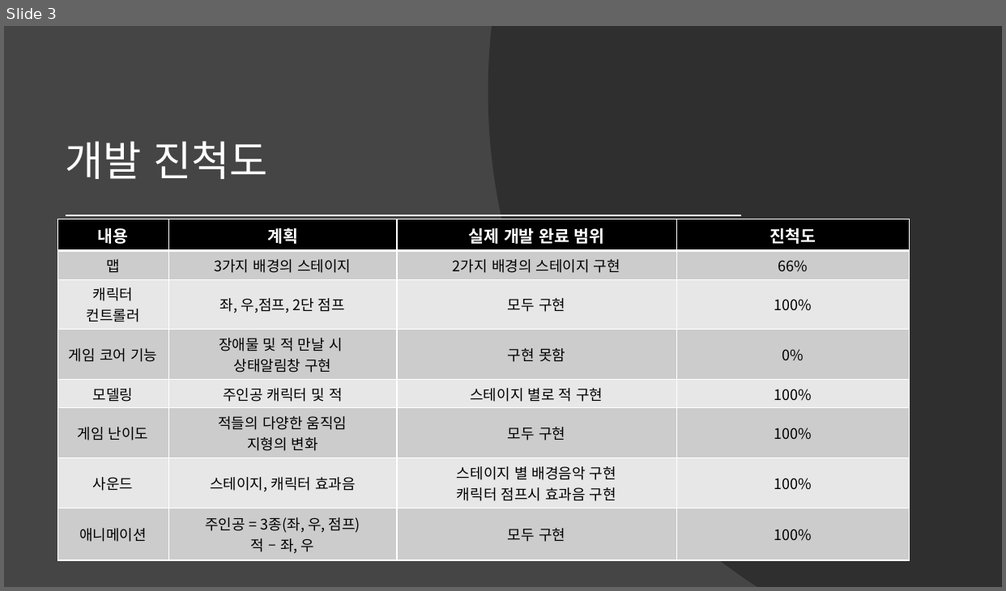
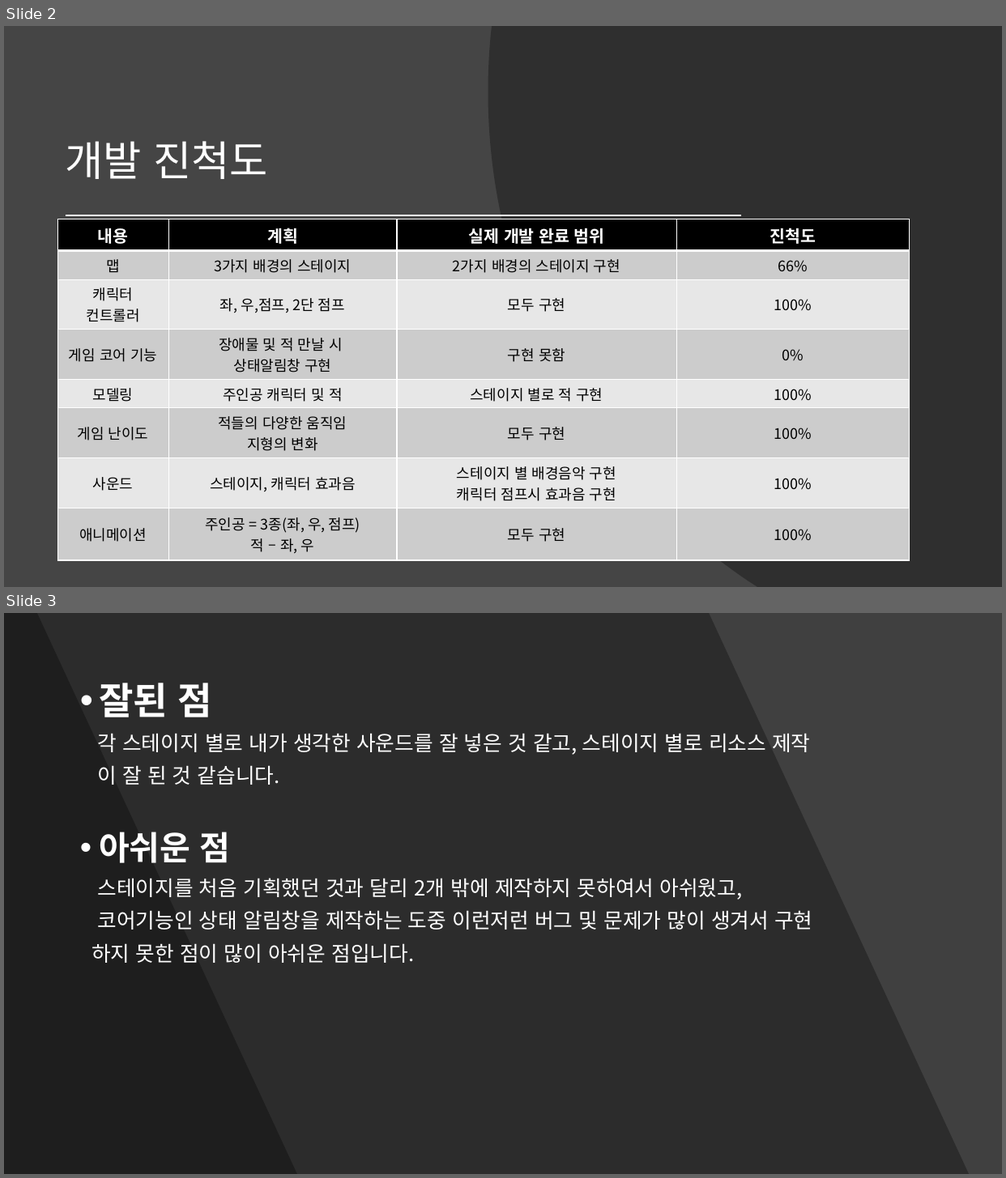
Before and after one commit to doyeonleee/2DGP, a slide deck: 2DGP_PPT_최종발표.pptx. Shown one above the other, each under a label of ours: slide 3 before the commit, slides 2 and 3 after it. The pictures are 1006x591 and 1006x1178 pixels, drawn with LibreOffice and Linux fonts; fonts in the diff are those of the drawing. Boxes give left, top, right and bottom in pixels: in the first picture for what was removed or moved away, otherwise in the second. Text is boxed around its words. In the diff, an @@ line names an element or a change of style, - is before the commit and + after.

Commit message:
last ppt update

```diff
--- a/2DGP_PPT_최종발표.pptx
+++ b/2DGP_PPT_최종발표.pptx
@@ slide 3 added at <box>4,613,1002,1174</box>, background #404040 @@
@@ freeform shape added at <box>4,613,969,1174</box>, fill #000000 at 30% opacity @@
@@ freeform shape added at <box>4,613,297,1174</box>, fill #000000 at 30% opacity @@
@@ text added at <box>91,683,812,963</box>, 20 pt, text #FFFFFF @@
+• 잘된 점
+각 스테이지 별로 내가 생각한 사운드를 잘 넣은 것 같고, 스테이지 별로 리소스 제작
+이 잘 된 것 같습니다.
+• 아쉬운 점
+스테이지를 처음 기획했던 것과 달리 2개 밖에 제작하지 못하여서 아쉬웠고,
+코어기능인 상태 알림창을 제작하는 도중 이런저런 버그 및 문제가 많이 생겨서 구현
+하지 못한 점이 많이 아쉬운 점입니다.
@@ what was slide 3 is now slide 2 @@
```
Also in this commit, not shown: 1 slide removed.
